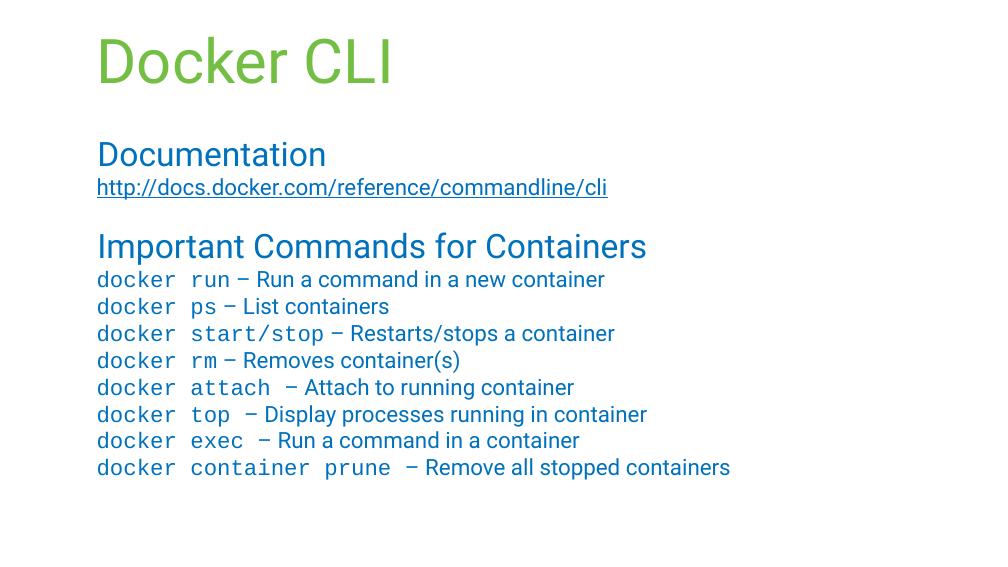
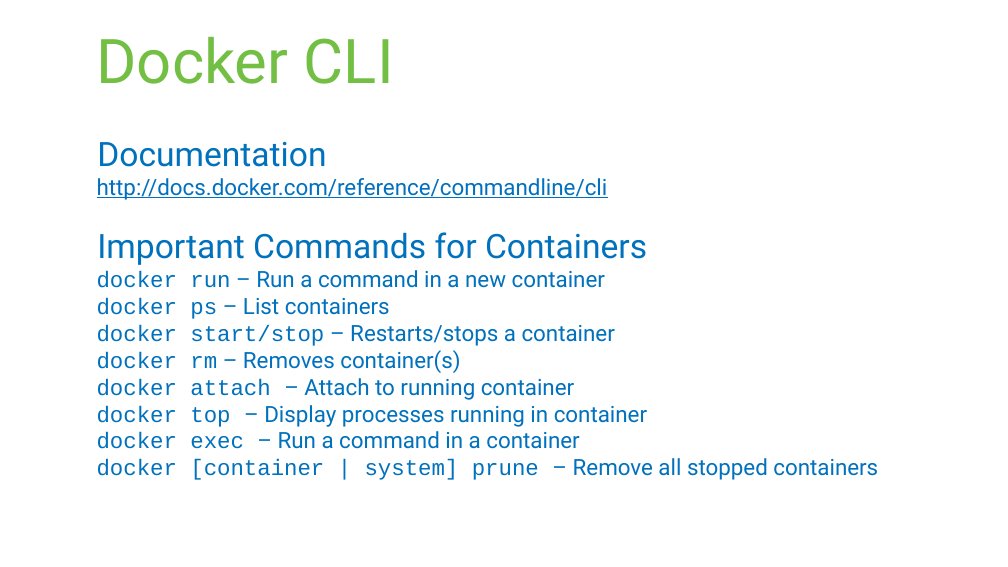
Before and after one commit to rstropek/DockerVS2015Intro, a slide deck: slide 20 of slides/Docker-Workshop.pptx (slide 19 before the commit). Drawn at 1008x567 pixels with LibreOffice and Linux fonts; fonts in the diff are those of the drawing. Boxes give left, top, right and bottom in pixels: in the first picture for what was removed or moved away, otherwise in the second. Text is boxed around its words. In the diff, an @@ line names an element or a change of style, - is before the commit and + after.

```diff
--- a/slides/Docker-Workshop.pptx
+++ b/slides/Docker-Workshop.pptx
@@ text at bbox=[97, 458, 878, 480]: text changed; font Roboto to Courier New @@
-  docker container prune – Remove all stopped containers
+  docker [container | system] prune – Remove all stopped containers
```
Also in this commit, not shown: 6 other slides changed, 2 slides added.
